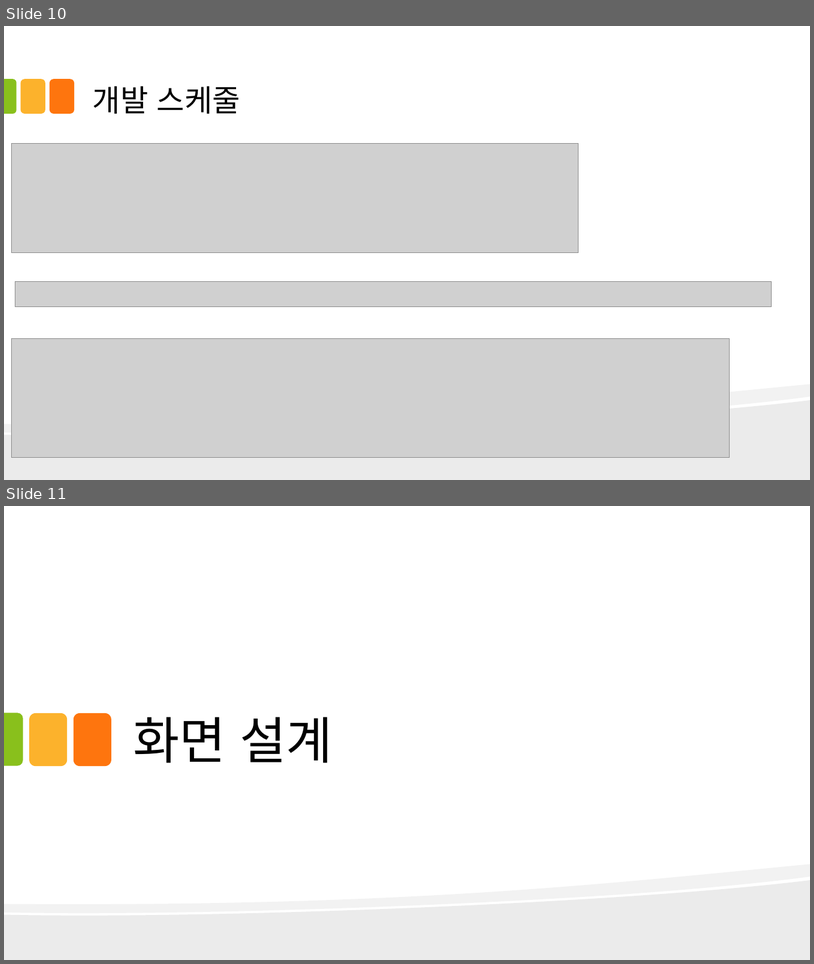
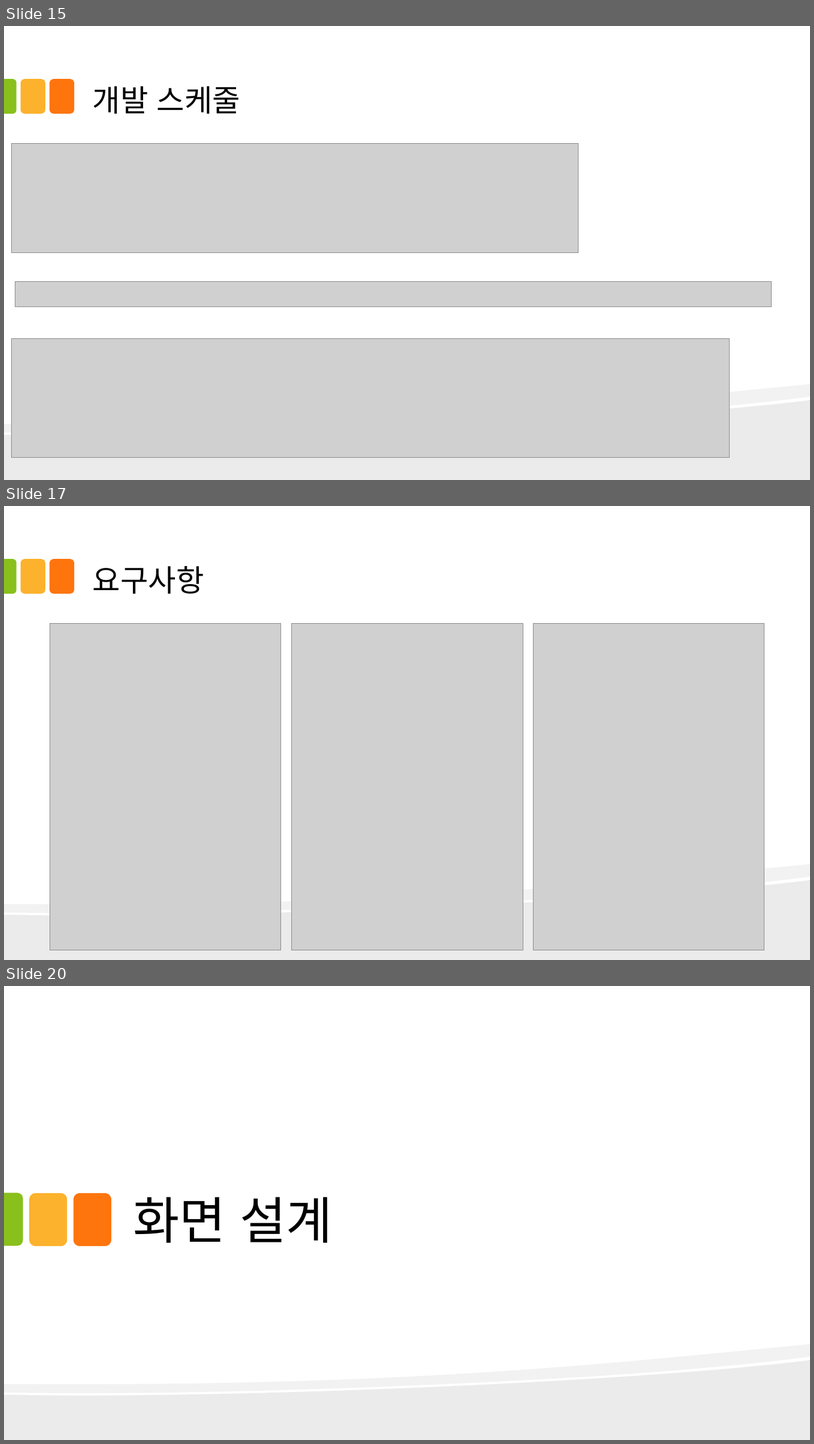
Before and after one commit to kjayvam/HTML, a slide deck: project/ppt/김영민_포트폴리오 요약 보고서.pptx. Shown one above the other, each under a label of ours: slides 10 and 11 before the commit, slides 15, 17 and 20 after it; the slides between them are not shown. The pictures are 814x964 and 814x1444 pixels, drawn with LibreOffice and Linux fonts; fonts in the diff are those of the drawing; grey boxes stand for pictures. Boxes give left, top, right and bottom in pixels: in the first picture for what was removed or moved away, otherwise in the second. Text is boxed around its words. In the diff, an @@ line names an element or a change of style, - is before the commit and + after.

```diff
--- a/project/ppt/김영민_포트폴리오 요약 보고서.pptx
+++ b/project/ppt/김영민_포트폴리오 요약 보고서.pptx
@@ slide 17 added at [4,506,810,960], background #FFFFFF; not listed: 5 template elements that a slide beside it also shows @@
@@ title added at [93,566,204,594], 36 pt, text #000000 @@
+요구사항
@@ picture added at [50,624,281,950] @@
@@ picture added at [292,624,523,950] @@
@@ picture added at [534,624,765,950] @@
@@ what was slide 10 is now slide 15 @@
@@ what was slide 11 is now slide 20 @@
```
Also in this commit, not shown: 8 slides changed, 8 other slides added, 3 other files.
